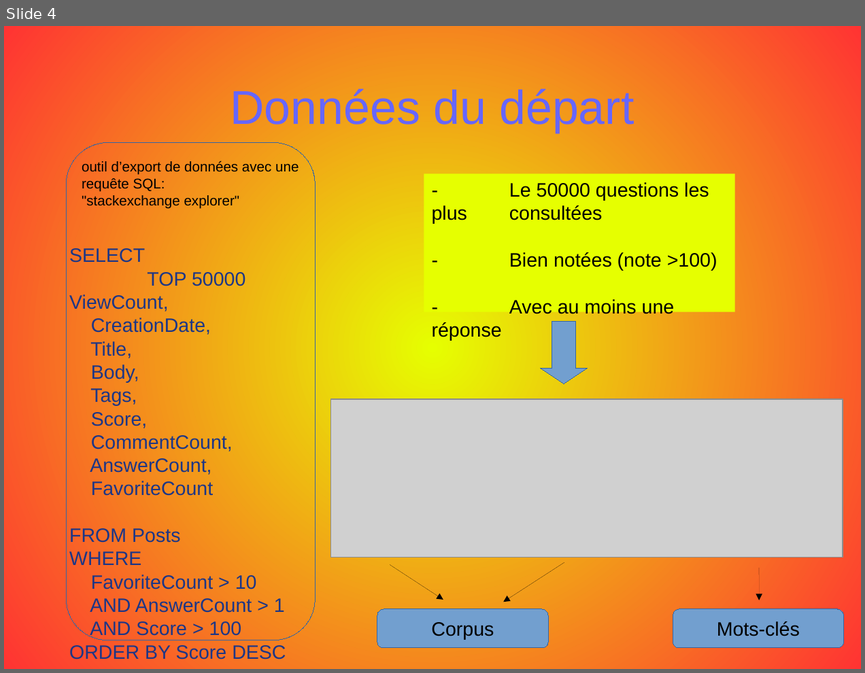
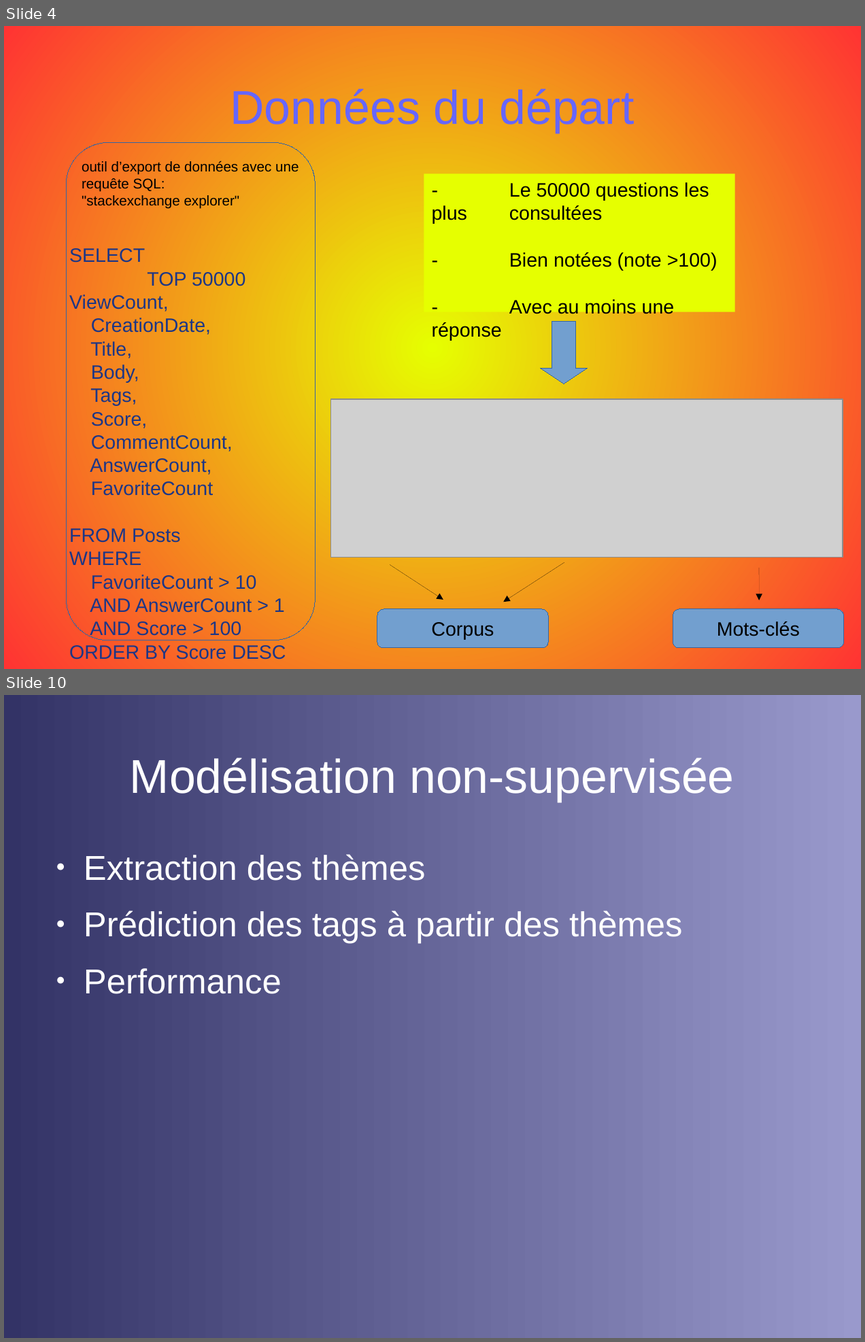
Before and after one commit to opsabarsec/NLP-automatic-tagging-stackoverflow-posts, a slide deck: documentation/P5_presentation.odp. Shown one above the other, each under a label of ours: slide 4 before the commit, slides 4 and 10 after it; the slides between them are not shown. The pictures are 865x673 and 865x1342 pixels, drawn with LibreOffice and Linux fonts; fonts in the diff are those of the drawing; grey boxes stand for pictures. Boxes give left, top, right and bottom in pixels: in the first picture for what was removed or moved away, otherwise in the second. Text is boxed around its words. In the diff, an @@ line names an element or a change of style, - is before the commit and + after.

```diff
--- a/documentation/P5_presentation.odp
+++ b/documentation/P5_presentation.odp
@@ slide 10 added at (4, 695, 861, 1338), background gradient #333366 to #9999CC @@
@@ title added at (130, 758, 734, 802), 44 pt, text #FFFFFF @@
+Modélisation non-supervisée
@@ text added at (84, 854, 683, 994), 32 pt, text #FFFFFF @@
+● Extraction des thèmes
+● Prédiction des tags à partir des thèmes
+● Performance
```
Also in this commit, not shown: 3 slides changed, 13 other slides added, 14 slides removed, 1 other file.
